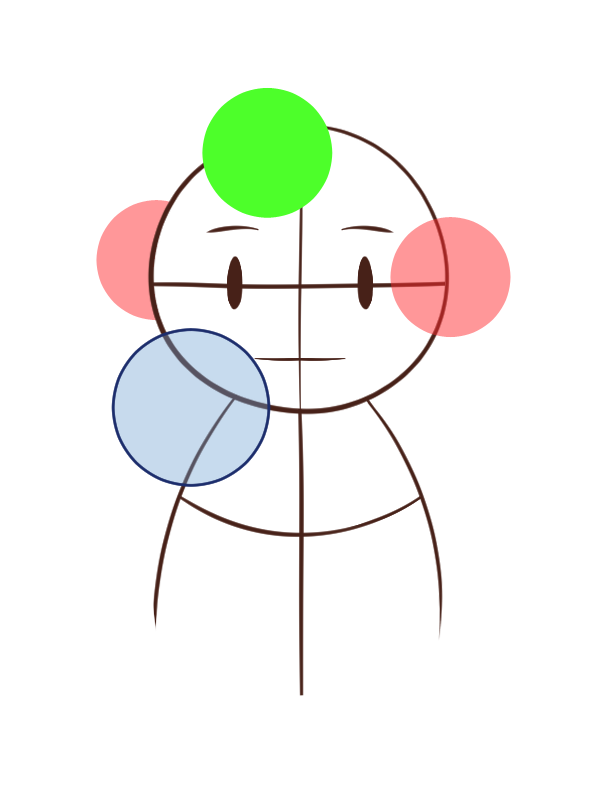
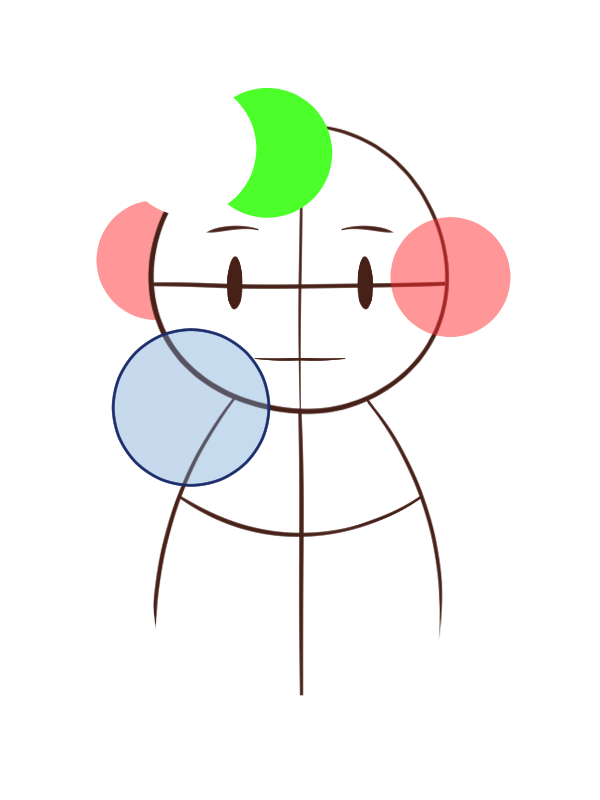
Layer changes from the first 600x800 image to the second:
added layer "whiteCircle" above "opaqueCircle" over [146,97,257,214]
